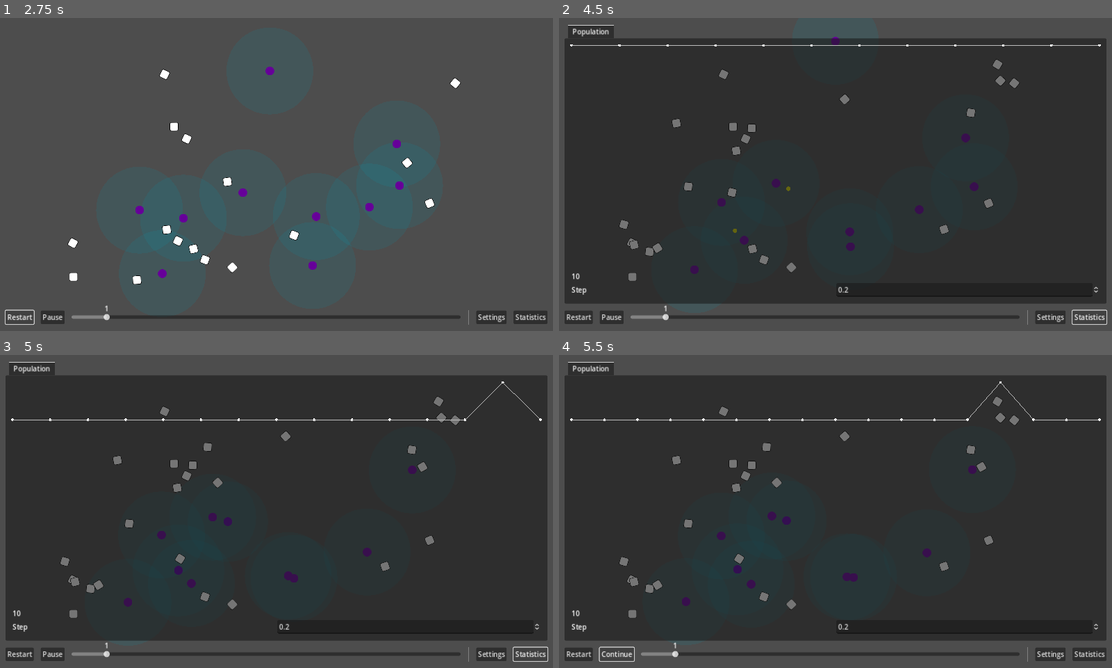
Above: before the commit, frames 1-4 (two rows, left to right).
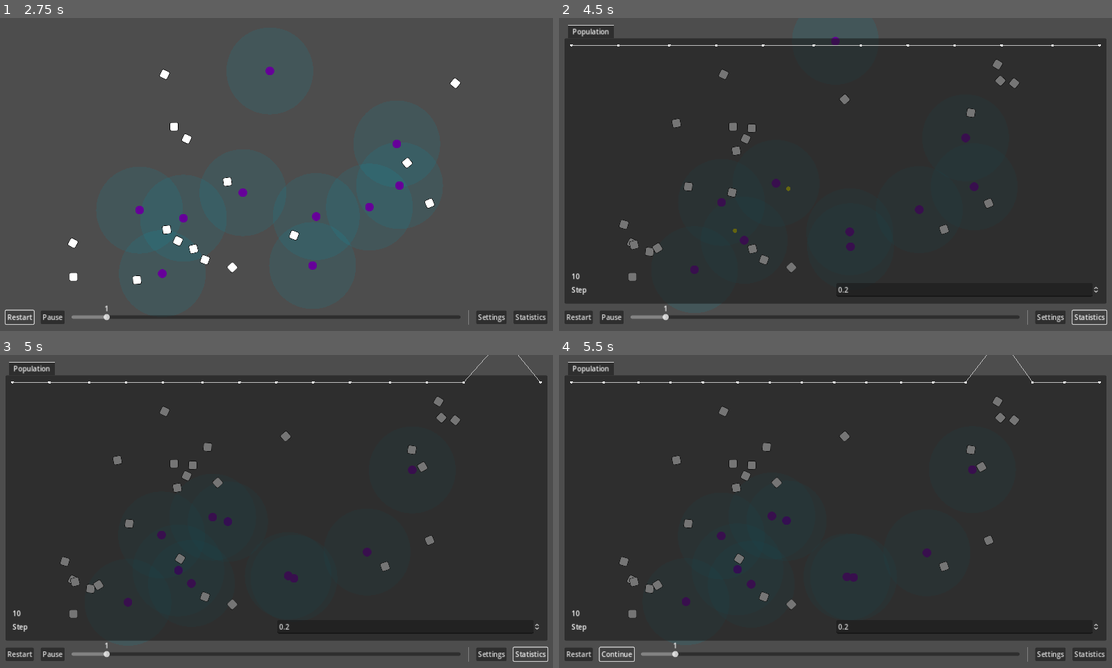
Above: after the commit, the same moments.

Repository: wivest/Natural-Selection
Game: Godot game, scene res://main.tscn
Two runs of this game, one before a commit and one after it. Both use one fixed random seed, a clock stepped at 60 frames per second and the inputs below.
Inputs:
- Up to frame 1 (2.75 s): click "Restart" at 0.5 s; click "Restart" at 1.25 s; click "Restart" at 2 s
- Up to frame 2 (4.5 s): click "Statistics" at 2.75 s; click "Statistics" at 3.5 s; click "Statistics" at 4.25 s
- Up to frame 3 (5 s): no input
- Up to frame 4 (5.5 s): click "Pause" at 5 s

Frame 1 is identical in both runs. In frame 2, less than 0.1% of the frame differs, in the area x 10-90%, y 8-10%; in frame 3, 0.5%; in frame 4, 0.5%, in the area x 2-98%, y 0-22%.

Commit message:
feat: make points time-dependent

Diff:
--- a/ui/tabs/statistics/population/chart.gd
+++ b/ui/tabs/statistics/population/chart.gd
@@ -4,7 +4,7 @@
 @export var step: float = 0.2
 @export var length_limit: int = 500
 
-var population: Array[int] = []
+var population: Array[Vector2] = []
 
 var _previous_step: float = 0
 
@@ -12,24 +12,27 @@
 	var time := float(Time.get_ticks_msec()) / 1000
 	if time - _previous_step >= step / Parameters.speed:
 		_previous_step = time
-		population.append(Creature.count)
+		population.append(Vector2(time / Parameters.speed, Creature.count))
 		queue_redraw()
 
 	if Input.is_action_just_pressed(&"restart"):
 		population = []
 		_previous_step = time
-		population.append(Creature.count)
+		population.append(Vector2(time / Parameters.speed, Creature.count))
 
 func _draw():
-	var maximum: int = population.max()
+	var maximum: int = population.max().y
 	var prev: Vector2
 
-	var distance: float = size.x / min(population.size() - 1, length_limit)
 	var start_index: int = max(population.size() - length_limit, 0)
+	var start_time: float = population[start_index].x
+	var end_time: float = population[- 1].x
+	var delta: float = end_time - start_time
 
 	for i in range(start_index, population.size()):
-		var ratio: float = float(population[i]) / maximum
-		var pos := Vector2((i - start_index) * distance, size.y * (1 - ratio))
+		var ratio: float = population[i].y / maximum
+		var time_ratio: float = (population[i].x - start_time) / delta
+		var pos := Vector2(size.x * time_ratio, size.y * (1 - ratio))
 		if i != start_index:
 			draw_line(prev, pos, Color.GRAY)
 		draw_circle(pos, 3, Color.WHITE)
